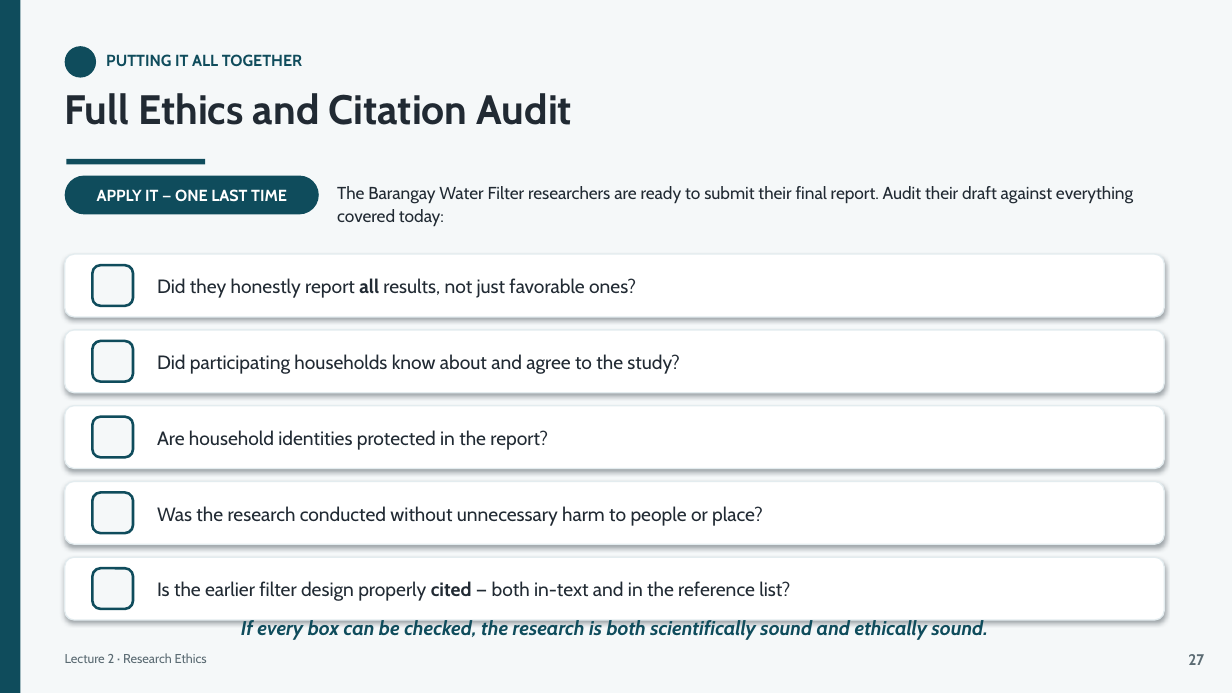
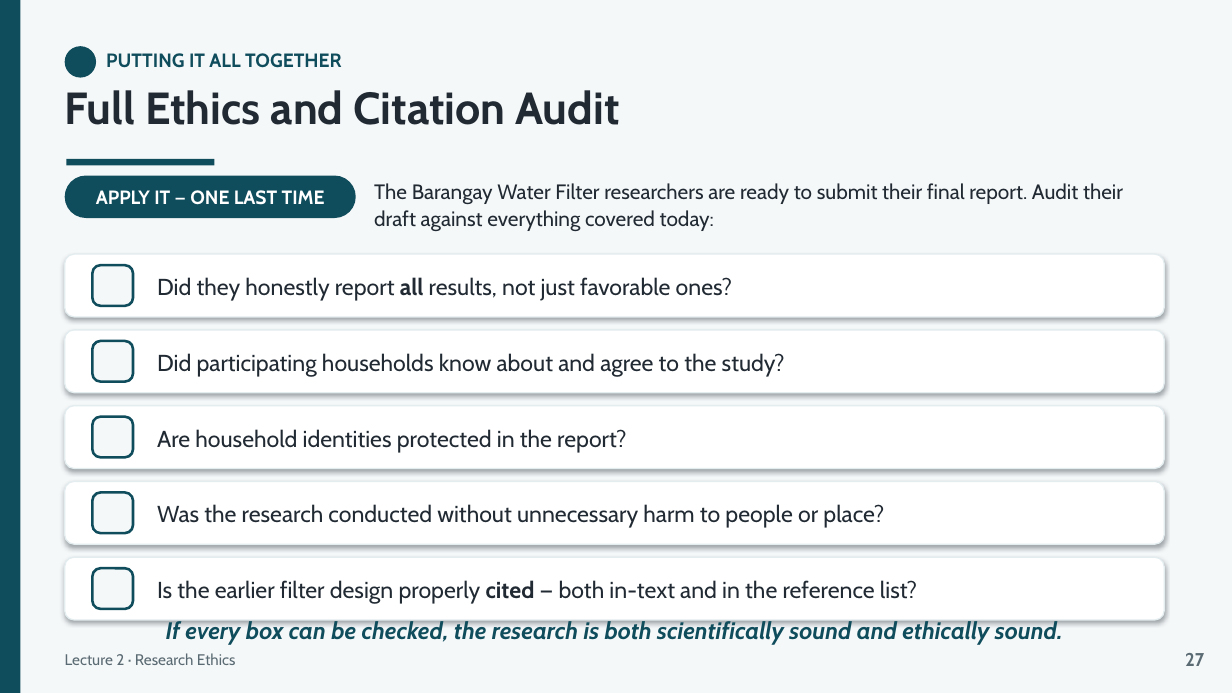
Before and after one commit to lestojas/physics, a slide deck: slide 29 of Lecture2-Research-Ethics.pptx. Drawn at 1232x693 pixels with LibreOffice and Linux fonts; fonts in the diff are those of the drawing. Boxes give left, top, right and bottom in pixels: in the first picture for what was removed or moved away, otherwise in the second. Text is boxed around its words. In the diff, an @@ line names an element or a change of style, - is before the commit and + after.

```diff
--- a/Lecture2-Research-Ethics.pptx
+++ b/Lecture2-Research-Ethics.pptx
@@ text "PUTTING IT ALL TOGETHER" at <box>106,53,342,68</box>: size 12.5 to 15 pt @@
@@ text "Full Ethics and Citation Audit" at <box>65,90,620,125</box>: size 32 to 35 pt @@
@@ rounded rectangle "APPLY IT — ONE LAST ..." at <box>65,176,356,218</box>: size 12.5 to 15 pt @@
@@ rounded rectangle "APPLY IT — ONE LAST ...": place and size @@
-rounded rectangle "APPLY IT — ONE LAST ..." at <box>65,176,319,214</box>
+rounded rectangle "APPLY IT — ONE LAST ..." at <box>65,176,356,218</box>
@@ rectangle: place and size @@
-rectangle at <box>67,159,205,165</box>
+rectangle at <box>67,159,214,165</box>
@@ text "The Barangay Water Filter researchers ...": place and size @@
-text "The Barangay Water Filter researchers ..." at <box>337,186,1133,226</box>
+text "The Barangay Water Filter researchers ..." at <box>374,183,1123,231</box>
@@ text "The Barangay Water Filter researchers ..." at <box>374,183,1123,231</box>: size 13.5 to 16.2 pt @@
@@ size 15 to 18 pt in 5 elements at <box>157,277,732,301</box>, <box>157,353,785,377</box>, <box>157,429,626,453</box>, <box>157,504,884,528</box>, <box>157,580,917,604</box> @@
@@ text "If every box can be ..." at <box>166,621,1063,645</box>: size 15.5 to 18.6 pt @@
@@ text "Lecture 2 · Research Ethics" at <box>65,653,235,665</box>: size 10 to 12 pt @@
@@ text "27" at <box>1185,653,1204,666</box>: size 12 to 14.4 pt @@
```
Also in this commit, not shown: 29 other slides changed, 1 other file.
